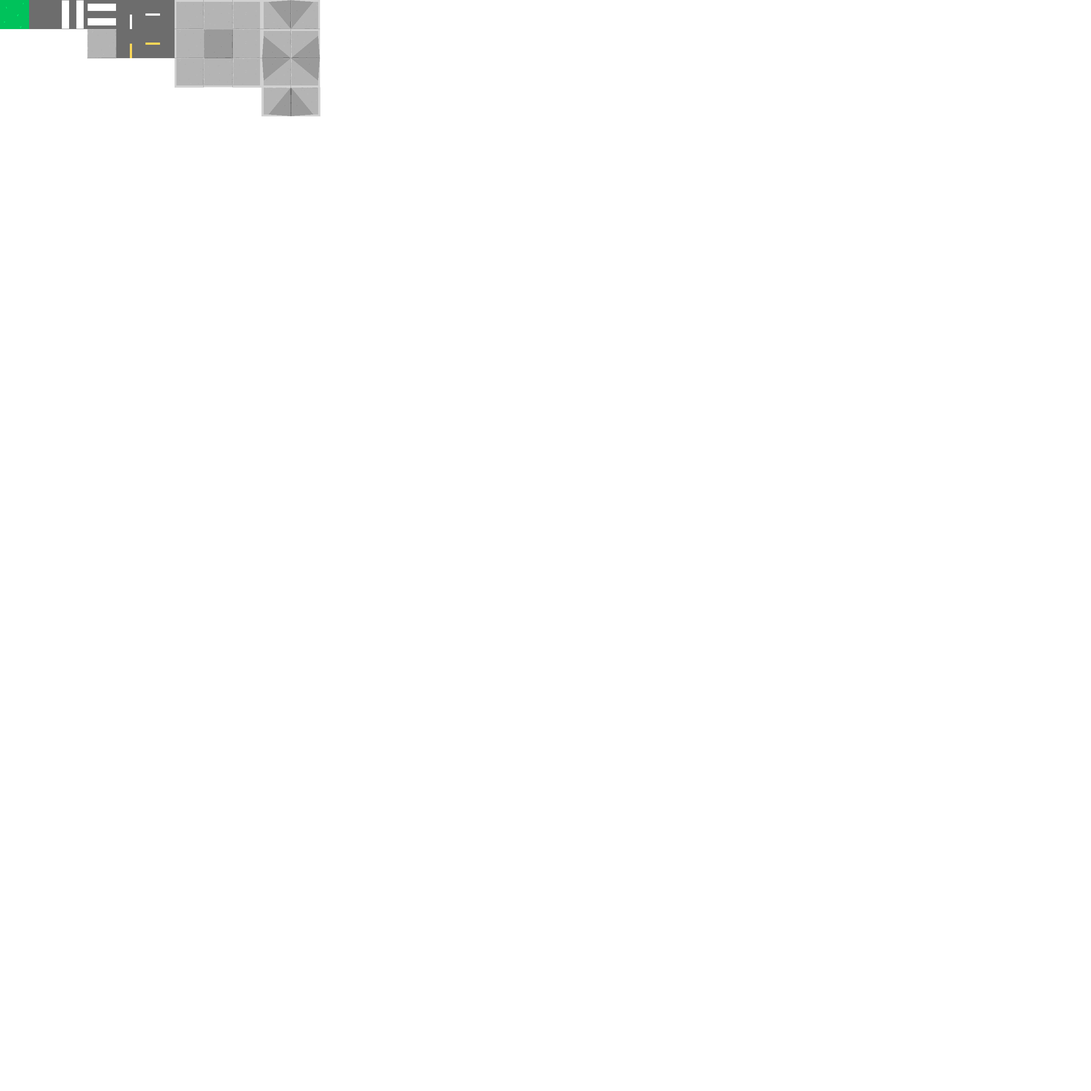
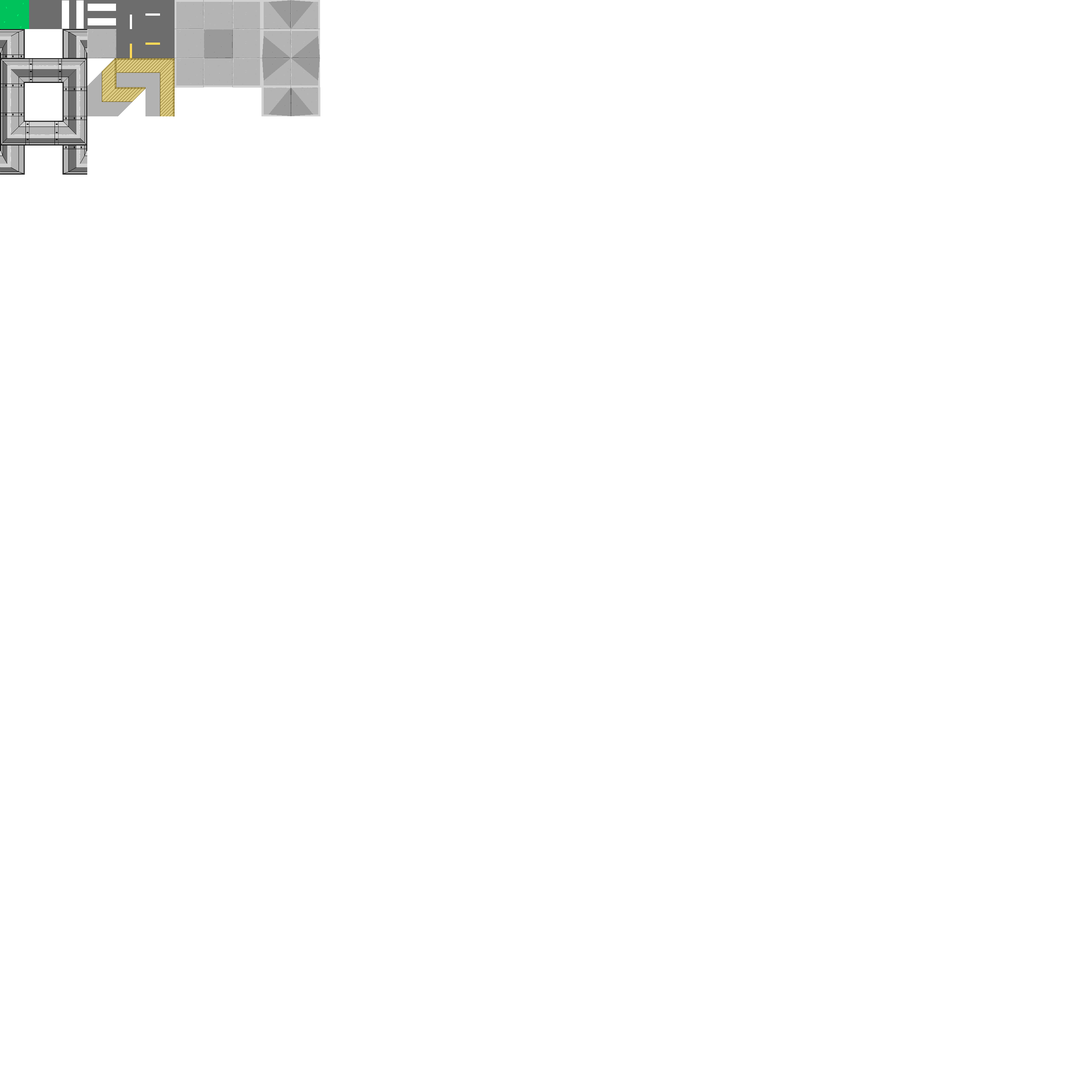
Layer changes from the first 1091 x 1091 image to the second:
added group "fance" with 2 layers above "Layer 5" over [87,58,175,117]
added layer "Layer 7" in group "fance" over [101,58,175,117]
added layer "Layer 6" in group "fance" over [87,58,161,117]
added layer "Layer 5" above "sidewalkL copy" over [0,29,88,175]
